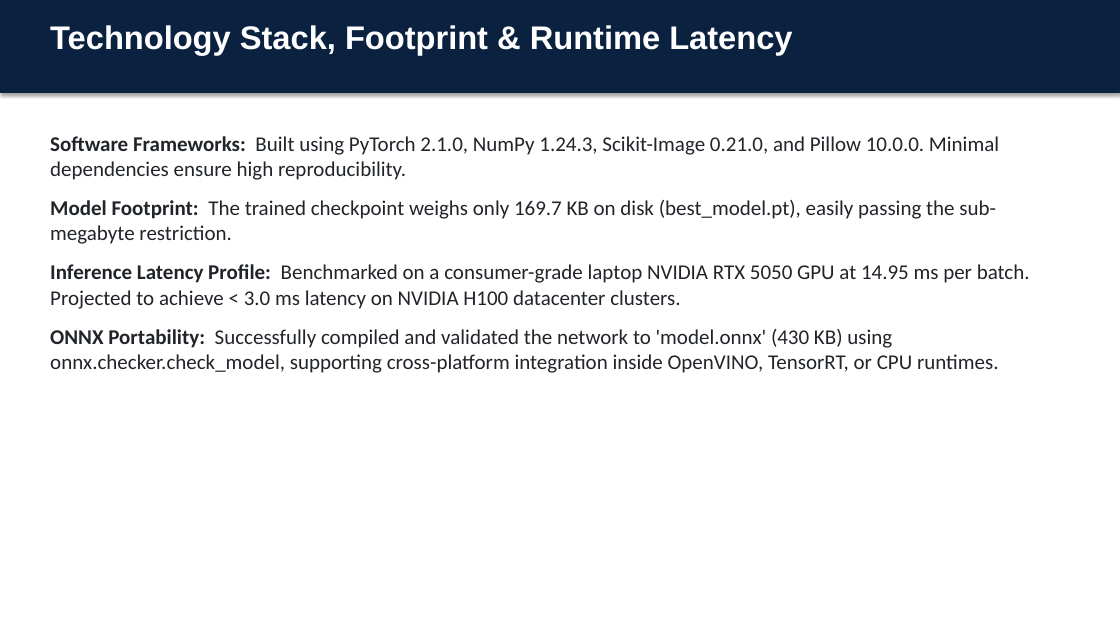
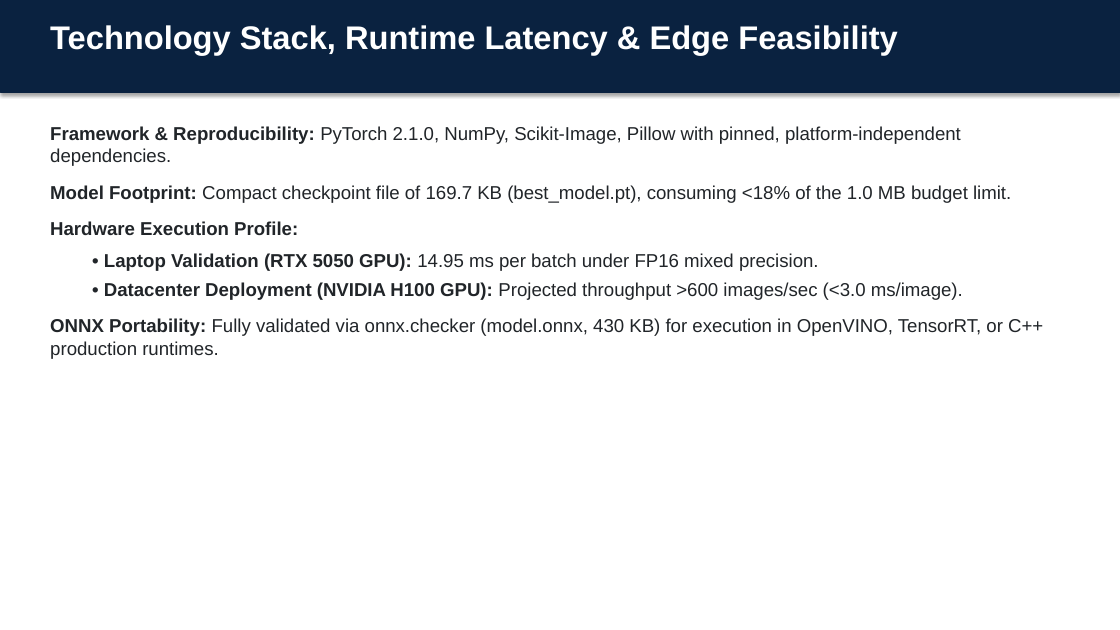
Before and after one commit to ANSHKATIYARAK/PixelPioneers, a slide deck: slide 7 of TeamName_KLA_PS01.pptx. Drawn at 1120x630 pixels with LibreOffice and Linux fonts; fonts in the diff are those of the drawing. Boxes give left, top, right and bottom in pixels: in the first picture for what was removed or moved away, otherwise in the second. Text is boxed around its words. In the diff, an @@ line names an element or a change of style, - is before the commit and + after.

```diff
--- a/TeamName_KLA_PS01.pptx
+++ b/TeamName_KLA_PS01.pptx
@@ text at [50, 25, 898, 55]: text changed @@
-Technology Stack, Footprint & Runtime Latency
+Technology Stack, Runtime Latency & Edge Feasibility
@@ text at [50, 126, 1043, 359]: text changed; size 18 to 16 pt; font Calibri to Arial @@
-Software Frameworks: Built using PyTorch 2.1.0, NumPy 1.24.3, Scikit-Image 0.21.0, and Pillow 10.0.0. Minimal dependencies ensure high reproducibility.
-Model Footprint: The trained checkpoint weighs only 169.7 KB on disk (best_model.pt), easily passing the sub-megabyte restriction.
-Inference Latency Profile: Benchmarked on a consumer-grade laptop NVIDIA RTX 5050 GPU at 14.95 ms per batch. Projected to achieve < 3.0 ms latency on NVIDIA H100 datacenter clusters.
-ONNX Portability: Successfully compiled and validated the network to 'model.onnx' (430 KB) using onnx.checker.check_model, supporting cross-platform integration inside OpenVINO, TensorRT, or CPU runtimes.
+Framework & Reproducibility: PyTorch 2.1.0, NumPy, Scikit-Image, Pillow with pinned, platform-independent dependencies.
+Model Footprint: Compact checkpoint file of 169.7 KB (best_model.pt), consuming <18% of the 1.0 MB budget limit.
+Hardware Execution Profile:
+  • Laptop Validation (RTX 5050 GPU): 14.95 ms per batch under FP16 mixed precision.
+  • Datacenter Deployment (NVIDIA H100 GPU): Projected throughput >600 images/sec (<3.0 ms/image).
+ONNX Portability: Fully validated via onnx.checker (model.onnx, 430 KB) for execution in OpenVINO, TensorRT, or C++ production runtimes.
```
Also in this commit, not shown: 7 other slides changed, 1 other file.
